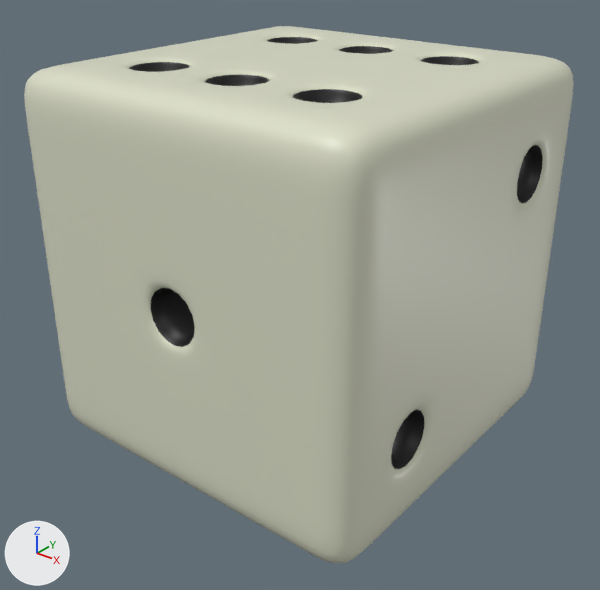
What one commit did to the Blender file Assets/dice.blend.
Both versions are drawn from a 50 mm camera at (2.54, -3.24, 1.74) aimed at (0.04, -0.1, -0.21). Every picture has the same lights, and +X, +Y and +Z are marked at lower left.

The older version as bpy lines, for what is in view:
```python
mat_material = principled_material('Material')
mat_material.base_color = (0.727, 0.746, 0.586)  # light grey #dee0c9
mat_material.roughness = 0.4
me_cube = bpy.data.meshes.new('Cube')
me_cube.from_pydata(...)  # 533 vertices, 489 faces; spans x -1.0..1.0, y -1.0..1.0, z -1.0..1.0
me_cube.polygons.foreach_set('use_smooth', [True] * 489)
# faces by material slot: [384, 105]
me_cube.materials.append(mat_material)  # light grey #dee0c9
me_cube.materials.append(mat_material_001)  # black #000000
ob_cube = bpy.data.objects.new('Cube', me_cube)
ob_cube.location = (0.0, 0.0, 0.0)
_m = ob_cube.modifiers.new('Subdivision', 'SUBSURF')
_m.levels = 3
```
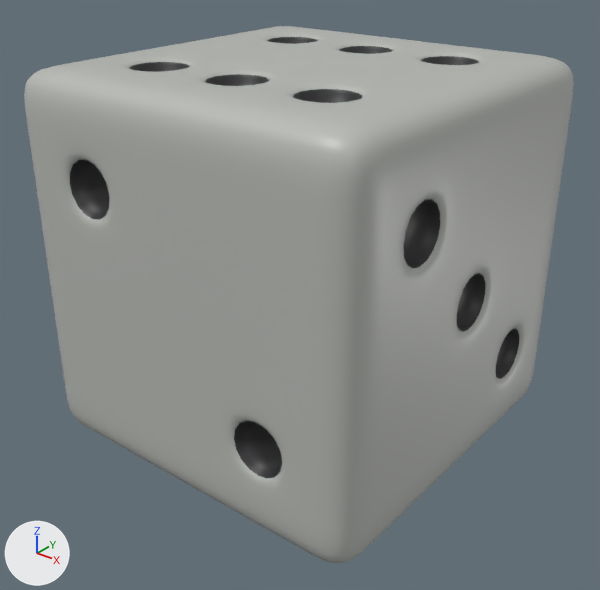
Changed parts and their boxes [x1, y1, x2, y2] in the pictures (600 x 590 px; the box of a moved part takes in the faces that stretch with it):
'Cube', recoloured, reshaped
    both: [24, 26, 574, 563]
part 1 of me_cube, moved or reshaped
    before: [46, 114, 561, 519]
    after: [46, 114, 561, 520]
part 2 of me_cube, recoloured (black to grey)
    both: [129, 37, 479, 103]

The edits, one by one:
Material 'Material' (mat_material) changes colour from light grey #dee0c9 to grey #babcb7; in linear values from (0.727, 0.746, 0.586) to (0.489, 0.504, 0.474).
Material 'Material.002' (mat_material_002) is new.
Its base color is (0.0262, 0.0262, 0.029) (black #2d2d30).
me_cube has 533 vertices, 489 faces and spans x -1.0..1.0, y -1.0..1.0, z -1.0..1.0.
me_cube is used by ob_cube; location (0.0, 0.0, 0.0).
Part 1, on me_cube:
63 vertices are removed from x -0.7..1.0, y -1.0..1.0, z -1.0..0.7.
91 faces are deleted.
5 vertices are added at (0.7, -1.0, -0.5), (-0.3, 1.0, -0.5), (0.7, 1.0, 0.5), (-0.3, -1.0, 0.5), (0.0, -1.0, 0.0).
7 new vertices lie (0.0, 0.0, -0.05) away from vertices in x -0.5..1.0, y -1.0..1.0, z -0.25..0.75.
7 new vertices lie (0.0, 0.0, 0.05) away from vertices in x -0.5..1.0, y -1.0..1.0, z -0.75..0.25.
6 new vertices lie (0.0, 0.25, 0.0) away from vertices in x -0.5..1.0, y -0.75..0.25, z -1.0..0.5.
6 new vertices lie (-0.1, 0.0, 0.0) away from vertices in x 1.0, y -0.5..0.5, z -0.7..0.7.
6 new vertices lie (0.0, -0.2, -0.2) away from vertices in x 0.9..1.0, y -0.5..0.5, z -0.3..0.7.
6 new vertices lie (0.0, 0.2, -0.2) away from vertices in x 0.9..1.0, y -0.5..0.5, z -0.3..0.7.
6 new vertices lie (0.0, 0.1, 0.0) away from vertices in x -0.5..0.7, y -1.0, z -0.7..0.7.
6 new vertices lie (-0.2, 0.0, -0.2) away from vertices in x -0.5..0.5, y -1.0..1.0, z -0.3..0.7.
8 new vertices lie (0.0, -0.1, 0.0) away from vertices in x -0.7..0.7, y 1.0, z -0.7..0.7.
56 new faces join them, mat_material (grey #babcb7).
28 new faces join them, mat_material_002 (black #2d2d30).
7 new faces join them, mat_material_001 (black #282828).
me_cube part 2: 56 faces spanning x -1.0..0.7, y -0.7..1.0, z -1.0..1.0 switch from mat_material_001 (black #000000) to mat_material_002 (black #2d2d30).
